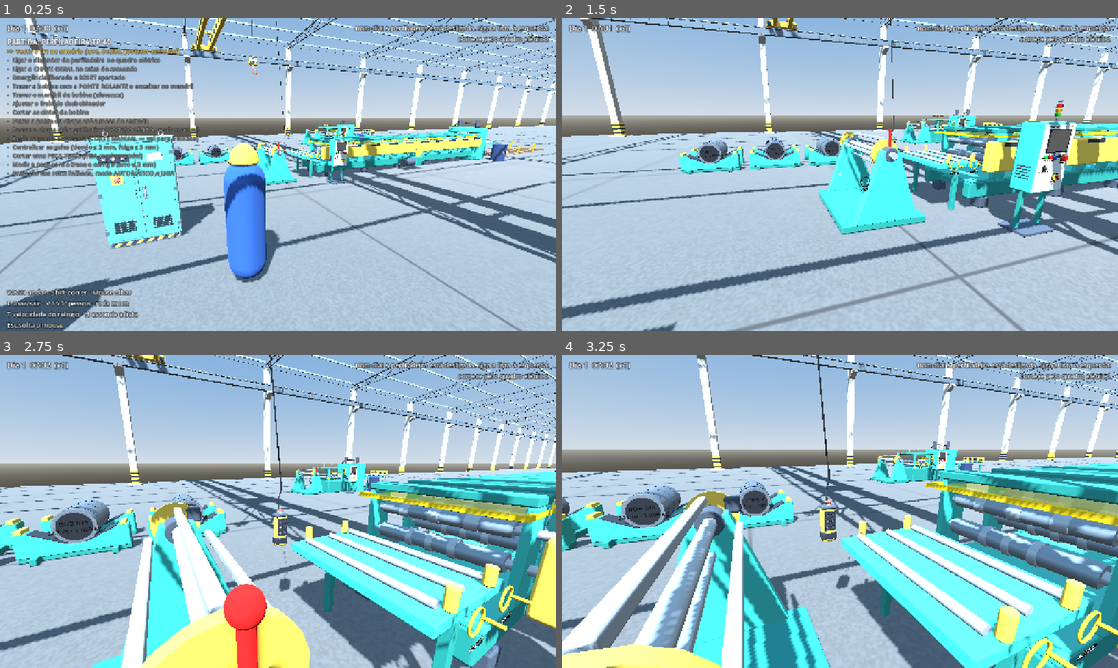
Above: before the commit, frames 1-4 (two rows, left to right).
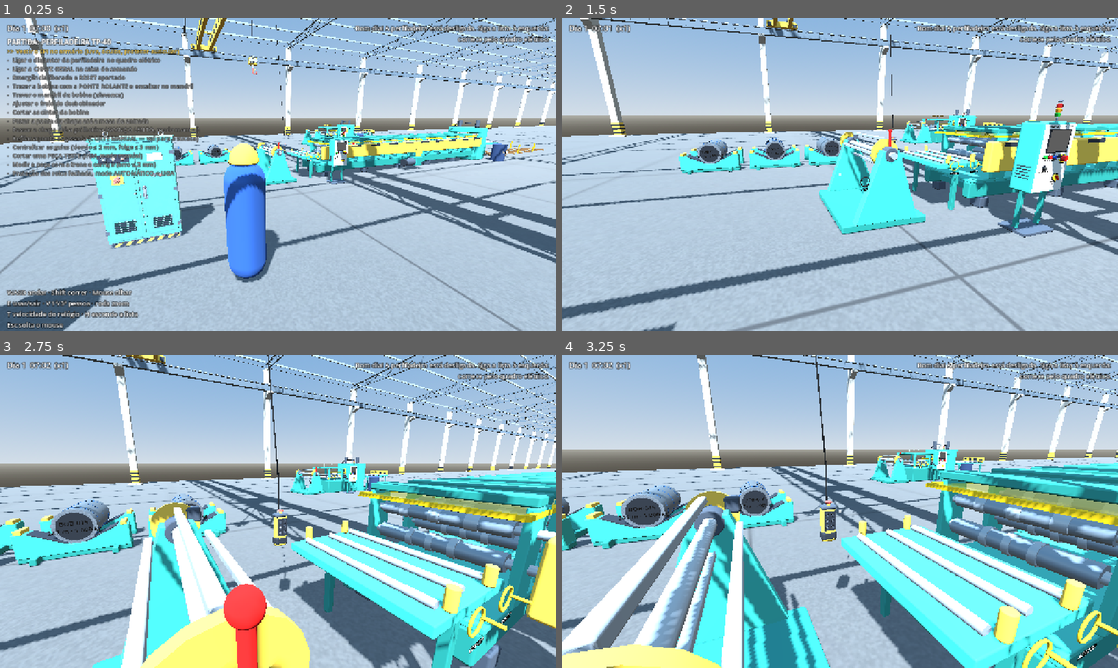
Above: after the commit, the same moments.

Repository: patrickafwurmstich-lab/perfiladeira
Game: Godot game, scene res://cenas/main.tscn
Same seed, same stepped clock (60 frames per second), same inputs: the game is played once before the commit and once after it.
Inputs (mouse positions are in pixels of both pictures, inside the frame that each line leads up to):
- Up to frame 1 (0.25 s): no input
- Up to frame 2 (1.5 s): tap Enter at 0.5 s; move the mouse to (867, 174) at 0.52 s; hold H (ajuda) 0.53-1.28 s; hold W (frente) from 0.53 s (still down); click (867, 174) at 0.67 s; move the mouse to (812, 174) at 1.27 s; tap V (camera) at 1.35 s
- Up to frame 3 (2.75 s): keep holding W (frente); move the mouse to (289, 505) at 2.02 s; hold Shift (correr) from 2.03 s (still down)
- Up to frame 4 (3.25 s): keep holding W (frente); move the mouse to (834, 517) at 2.77 s; release Shift (correr) at 2.78 s; tap E (interagir) at 2.85 s; click (834, 517) at 2.92 s

The runs differ from the first frame. In frame 1, less than 0.1% of the frame differs, in the area x 49-53%, y 1-48%; in frame 2, less than 0.1%; in frame 3, 0.2%; in frame 4, 0.3%, in the area x 45-53%, y 0-70%.

Commit message:
Rodada 2 (cinta e botoeira): pernas fixas (V ~63°), fita 100x12 mm vermelho saturado, olhal no gancho, etiqueta maior; botoeira no peito, dedos fechados, mão esquerda natural, cabo único com curva
Co-Authored-By: Claude Opus 5.5 <noreply@anthropic.com>
Claude-Session: https://claude.ai/code/session_01Tg3CAxKeeAq3Bc8EedGd3N

Diff:
--- /dev/null
+++ b/godot/scripts/dedos.gd
@@ -0,0 +1,27 @@
+class_name Dedos
+extends SkeletonModifier3D
+## Fecha os dedos da mão (segurar a botoeira). Roda depois da animação e do IK; "influence" faz a transição.
+var ossos: Array = []          # índices dos ossos dos dedos
+var eixo := Vector3(1, 0, 0)   # eixo local de flexão
+var angulo := deg_to_rad(65.0)
+var polegar: Array = []
+var eixo_polegar := Vector3(0, 0, 1)
+var angulo_polegar := deg_to_rad(35.0)
+
+func configurar(esq: Skeleton3D, lado: String) -> void:
+	for dedo in ["Index", "Middle", "Ring", "Pinky"]:
+		for n in [1, 2]:
+			var i := esq.find_bone("%sHand%s%d" % [lado, dedo, n])
+			if i >= 0: ossos.append(i)
+	for n in [1, 2]:
+		var i := esq.find_bone("%sHandThumb%d" % [lado, n])
+		if i >= 0: polegar.append(i)
+
+func _process_modification_with_delta(_delta: float) -> void:
+	var esq := get_skeleton()
+	if esq == null:
+		return
+	for i in ossos:
+		esq.set_bone_pose_rotation(i, esq.get_bone_pose_rotation(i) * Quaternion(eixo, angulo))
+	for i in polegar:
+		esq.set_bone_pose_rotation(i, esq.get_bone_pose_rotation(i) * Quaternion(eixo_polegar, angulo_polegar))
--- a/godot/scripts/jogador.gd
+++ b/godot/scripts/jogador.gd
@@ -21,10 +21,16 @@
 var alvo_mao: Node3D
 var polo_cotovelo: Node3D
 var mao: BoneAttachment3D        # osso RightHandProp: onde a botoeira fica presa
+var dedos: Dedos
+var ik_esq: TwoBoneIK3D
+var alvo_esq: Node3D
+var polo_esq: Node3D
 var segurando := false
 var _ik_peso := 0.0
-const MAO_ALVO := Vector3(-0.13, 1.10, 0.22)    # na frente do peito, lado direito (o boneco olha para +Z)
+const MAO_ALVO := Vector3(-0.11, 1.14, 0.17)    # na frente do peito, lado direito (o boneco olha para +Z)
 const COTOVELO_POLO := Vector3(-0.35, 0.55, -0.45)
+const MAO_ESQ := Vector3(0.25, 0.80, 0.02)       # mão esquerda solta ao lado da coxa
+const COTOVELO_ESQ := Vector3(0.45, 1.0, -0.35)
 var maquina
 var primeira_pessoa := false
 var yaw := 0.0
@@ -191,6 +197,26 @@
 	ik_braco.set_target_node(0, ik_braco.get_path_to(alvo_mao))
 	ik_braco.set_pole_node(0, ik_braco.get_path_to(polo_cotovelo))
 	ik_braco.influence = 0.0
+	# mão esquerda em posição natural (perto da coxa), sem ficar "morta" e aberta
+	alvo_esq = Node3D.new()
+	visual.add_child(alvo_esq)
+	alvo_esq.position = MAO_ESQ / visual.scale.x
+	polo_esq = Node3D.new()
+	visual.add_child(polo_esq)
+	polo_esq.position = COTOVELO_ESQ / visual.scale.x
+	ik_esq = TwoBoneIK3D.new()
+	esq.add_child(ik_esq)
+	ik_esq.set_setting_count(1)
+	ik_esq.set_root_bone_name(0, "LeftArm")
+	ik_esq.set_middle_bone_name(0, "LeftForeArm")
+	ik_esq.set_end_bone_name(0, "LeftHand")
+	ik_esq.set_target_node(0, ik_esq.get_path_to(alvo_esq))
+	ik_esq.set_pole_node(0, ik_esq.get_path_to(polo_esq))
+	ik_esq.influence = 0.0
+	dedos = Dedos.new()
+	esq.add_child(dedos)
+	dedos.configurar(esq, "Right")
+	dedos.influence = 0.0
 	if esq.find_bone("RightHandProp") >= 0:
 		mao = BoneAttachment3D.new()
 		mao.bone_name = "RightHandProp"
@@ -301,7 +327,10 @@
 	# braço sobe/desce suave para segurar a botoeira
 	_ik_peso = move_toward(_ik_peso, 1.0 if segurando else 0.0, delta * 3.0)
 	if ik_braco:
-		ik_braco.influence = smoothstep(0.0, 1.0, _ik_peso)
+		var k := smoothstep(0.0, 1.0, _ik_peso)
+		ik_braco.influence = k
+		ik_esq.influence = k * 0.7
+		dedos.influence = k
 	# segue a posição interpolada do corpo (sem tremido entre física e tela), com leve atraso
 	var corpo := get_global_transform_interpolated().origin + Vector3(0, ALTURA_OLHO, 0)
 	if primeira_pessoa:
--- a/godot/scripts/ponte.gd
+++ b/godot/scripts/ponte.gd
@@ -26,6 +26,10 @@
 const OFF_CINTA := 0.95    # do gancho até o centro da bobina pendurada (cinta + moitão)
 const FUNDO_GANCHO := Vector3(0.09, 0.075, 0.0)   # curva do gancho em relação à origem do modelo (origem embaixo)
 const TOPO_MOITAO := 0.70                         # topo do moitão, onde o cabo de aço entra
+const PERNA := 1.15                 # comprimento de cada perna da cinta (m)
+const MEIA_BOCA := 0.60             # metade da largura da bobina (as pernas entram nas duas faces)
+# do centro da bobina até a origem do gancho: topo do furo (0,242) + altura do V − curva do gancho (0,075)
+var OFF_PERNAS := sqrt(PERNA * PERNA - MEIA_BOCA * MEIA_BOCA) + (Perfiladeira.R_FURO - 0.012) - 0.075
 const CABO_BOTOEIRA := 9.0
 const BOTOEIRA_NA_MAO := Vector3(0.0, -0.06, 0.0)    # a pegada (y 0,06 no modelo) fica na palma # alcance horizontal do cabo da botoeira (do carro até a mão)
 
@@ -54,9 +58,11 @@
 var gancho: Node3D
 var cabo: MeshInstance3D
 var cinta: Node3D             # cinta de poliéster de 2 pernas: gancho → furo → gancho
-var fitas: Array = []         # [perna_frente, perna_tras, trecho dentro do furo, laço no gancho]
+var fitas: Array = []
+var olhal: MeshInstance3D         # [perna_frente, perna_tras, trecho dentro do furo, laço no gancho]
 var botoeira: Node3D
 var cabo_bot: MeshInstance3D
+var cabo_bot2: MeshInstance3D
 var foco: Marker3D
 var som_motor: AudioStreamPlayer3D
 
@@ -84,26 +90,39 @@
 	cinta.visible = false
 	add_child(cinta)
 	var mci := StandardMaterial3D.new()
-	mci.albedo_color = Color(0.82, 0.10, 0.07)
-	mci.roughness = 0.85
+	mci.albedo_color = Color(0.92, 0.07, 0.04)     # vermelho saturado de cinta de poliéster nova
+	mci.roughness = 0.8
 	mci.cull_mode = BaseMaterial3D.CULL_DISABLED
 	var mfx := StandardMaterial3D.new()
 	mfx.albedo_color = Color(0.95, 0.85, 0.1)     # faixa da etiqueta de carga (amarela)
 	for i in 4:
 		var f := MeshInstance3D.new()
 		var bm := BoxMesh.new()
-		bm.size = Vector3(0.09, 1.0, 0.008)
+		bm.size = Vector3(0.10, 1.0, 0.012)        # fita de 100 mm × 12 mm
 		f.mesh = bm
 		f.material_override = mci
 		cinta.add_child(f)
 		fitas.append(f)
 	var etq := MeshInstance3D.new()
 	var be := BoxMesh.new()
-	be.size = Vector3(0.07, 0.10, 0.012)
+	be.size = Vector3(0.085, 0.14, 0.016)
 	etq.mesh = be
 	etq.material_override = mfx
 	fitas[0].add_child(etq)
+	# olhal da cinta abraçando a curva do gancho
+	olhal = MeshInstance3D.new()
+	var tmo := TorusMesh.new()
+	tmo.inner_radius = 0.035
+	tmo.outer_radius = 0.06
+	tmo.rings = 16
+	tmo.ring_segments = 8
+	olhal.mesh = tmo
+	olhal.material_override = mci
+	cinta.add_child(olhal)
 	botoeira = load("res://modelos/botoeira.glb").instantiate()
+	var cabo_modelo := botoeira.find_child("cabo", true, false)
+	if cabo_modelo:
+		cabo_modelo.visible = false      # o cabo de verdade é desenhado até o carro (sem cabo duplicado)
 	add_child(botoeira)
 	cabo_bot = MeshInstance3D.new()
 	var cy2 := CylinderMesh.new()
@@ -115,6 +134,10 @@
 	mb.albedo_color = Color(0.1, 0.1, 0.1)
 	cabo_bot.material_override = mb
 	add_child(cabo_bot)
+	cabo_bot2 = MeshInstance3D.new()
+	cabo_bot2.mesh = cy2
+	cabo_bot2.material_override = mb
+	add_child(cabo_bot2)
 	foco = Marker3D.new()
 	add_child(foco)
 	som_motor = Som.laco("hidraulica", self)
@@ -301,7 +324,7 @@
 		# a cinta se ajusta: o centro da bobina fica onde está; o gancho guarda essa distância
 		# pernas da cinta com comprimento real: se o gancho estiver baixo, a cinta fica frouxa e a
 		# bobina só sai do apoio quando o gancho sobe e a cinta estica
-		off_carga = maxf(h - b.no.global_position.y, b.r + 0.55)
+		off_carga = OFF_PERNAS          # pernas de comprimento fixo (como a cinta real): ângulo do V ~63°
 		# gancho fora de centro: ao subir, a bobina "puxa" para baixo do gancho e balança (não teleporta)
 		carga["apoiada"] = true
 		carga["repouso"] = carga.no.global_position
@@ -441,6 +464,15 @@
 		Bus.aviso.emit("Bobina no mandril. Solte o gancho (suba), trave o mandril e ajuste o freio.")
 
 ## coloca uma fita (caixa fina) de a até b, com a largura virada para "larg"
+func _tubo(no: MeshInstance3D, a: Vector3, b: Vector3) -> void:
+	var d := b - a
+	if d.length() < 0.001:
+		return
+	var yv2 := d.normalized()
+	var ref := Vector3.FORWARD if absf(yv2.dot(Vector3.FORWARD)) < 0.9 else Vector3.RIGHT
+	var xv := yv2.cross(ref).normalized()
+	no.global_transform = Transform3D(Basis(xv, yv2 * d.length(), xv.cross(yv2)), (a + b) * 0.5)
+
 func _fita(no: MeshInstance3D, a: Vector3, b: Vector3, larg: Vector3) -> void:
 	var y := b - a
 	var L := maxf(y.length(), 0.001)
@@ -463,10 +495,11 @@
 	_fita(fitas[1], g, e2, lado)
 	_fita(fitas[2], e1, e2, lado)                                        # trecho que passa por dentro do furo
 	_fita(fitas[3], g - eixo * 0.06, g + eixo * 0.06, lado)              # laço apoiado na curva do gancho
+	olhal.global_transform = Transform3D(Basis(lado, PI / 2), g + Vector3(0, 0.02, 0))
 	var L0 := maxf((e1 - g).length(), 0.01)
 	var etq := fitas[0].get_child(0) as Node3D
 	etq.scale = Vector3(1, 1.0 / L0, 1)                    # etiqueta não estica junto com a perna
-	etq.position = Vector3(0, 0.5 - 0.3 / L0, 0.006)
+	etq.position = Vector3(0, 0.5 - 0.35 / L0, 0.008)
 
 func _atualizar(_delta: float) -> void:
 	viga.position = Vector3(x, Y_VIGA, 0)
@@ -491,7 +524,7 @@
 		var mp: Vector3 = jogador.mao.global_position
 		bpos = mp + Basis(Vector3.UP, yv) * BOTOEIRA_NA_MAO
 		# painel virado para o rosto do operador, inclinado ~25° para ele ler os botões
-		botoeira.rotation = Vector3(deg_to_rad(-25.0), yv + PI, 0)
+		botoeira.rotation = Vector3(deg_to_rad(-31.0), yv + PI, 0)
 	elif operando and jogador:
 		var yv: float = jogador.visual.rotation.y
 		bpos = jogador.global_position + Basis(Vector3.UP, yv) * Vector3(-0.22, 0.62, 0.32)
@@ -501,15 +534,13 @@
 		botoeira.rotation.y = 0.0
 	botoeira.position = bpos
 	# cabo da botoeira: do carro até o topo da botoeira (fica inclinado quando você se afasta)
-	var topo_b := bpos + Vector3(0, 0.72, 0)
+	# cabo da botoeira: sai do prensa-cabo no topo, faz uma curva suave e sobe até o carro
+	var topo_b := botoeira.global_transform * Vector3(0, 0.34, -0.03)
 	var ancora := Vector3(x + 0.5, Y_CARRO - 0.3, z + 0.5)
-	var dcb := ancora - topo_b
-	cabo_bot.position = (topo_b + ancora) * 0.5
-	if dcb.length() > 0.01:
-		var yv2 := dcb.normalized()
-		var ref := Vector3.FORWARD if absf(yv2.dot(Vector3.FORWARD)) < 0.9 else Vector3.RIGHT
-		var xv := yv2.cross(ref).normalized()
-		cabo_bot.basis = Basis(xv, yv2 * dcb.length(), xv.cross(yv2))
+	var saida := botoeira.global_transform.basis.y.normalized()
+	var curva := topo_b + saida * 0.18 + Vector3(0, 0.12, 0)
+	_tubo(cabo_bot, topo_b, curva)
+	_tubo(cabo_bot2, curva, ancora)
 	# anel guia do mandril
 	var mostra_guia := false
 	if carga and encaixando <= 0.0 and maquina and not maquina.bobina.presente:
Not shown, added: godot/scripts/dedos.gd.uid
Not shown, added: godot/testes/pose.gd.uid
